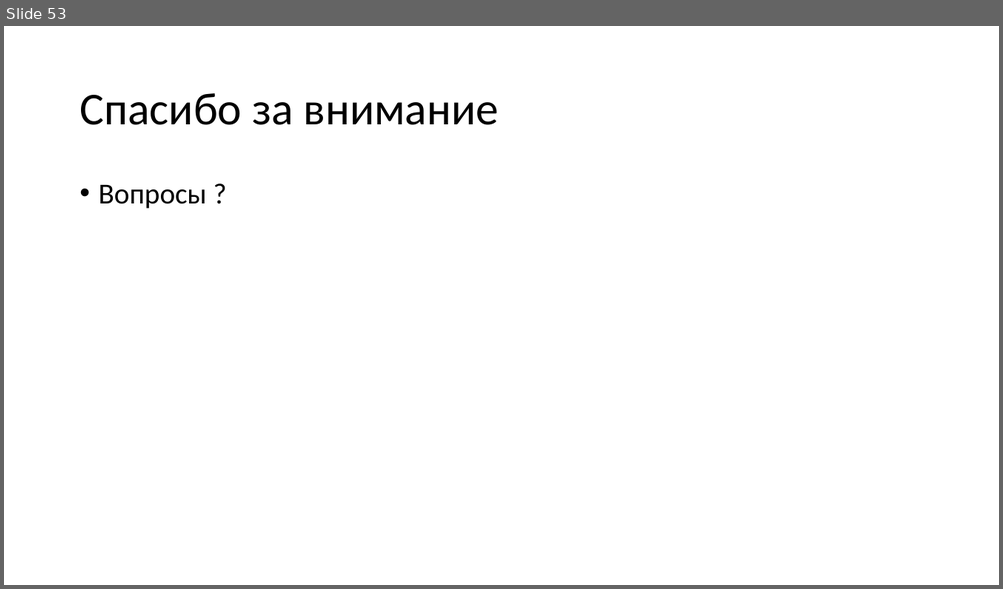
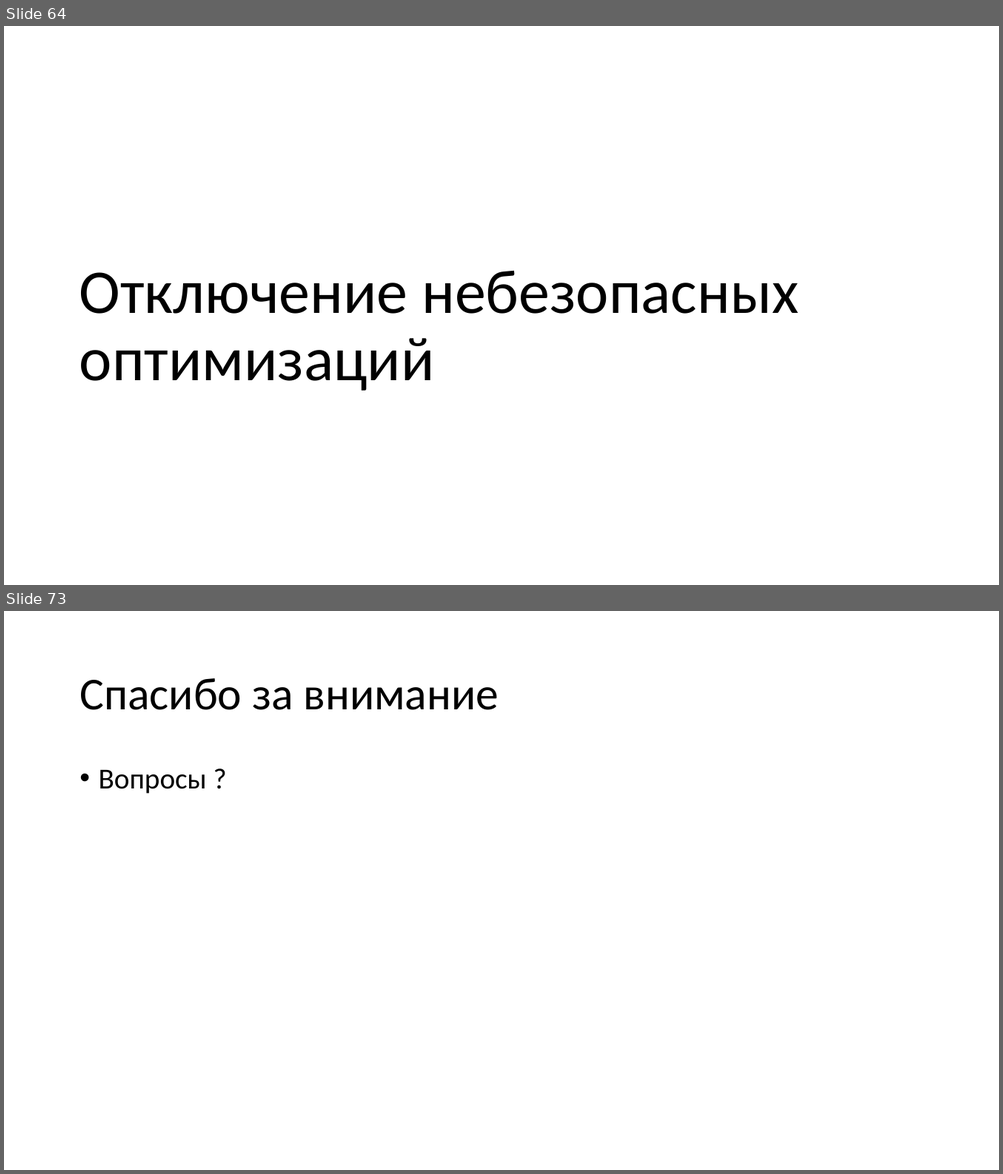
Before and after one commit to yugr/slides, a slide deck: CppZeroCost/2025/RU.pptx. Shown one above the other, each under a label of ours: slide 53 before the commit, slides 64 and 73 after it; the slides between them are not shown. The pictures are 1003x589 and 1003x1174 pixels, drawn with LibreOffice and Linux fonts; fonts in the diff are those of the drawing. Boxes give left, top, right and bottom in pixels: in the first picture for what was removed or moved away, otherwise in the second. Text is boxed around its words. In the diff, an @@ line names an element or a change of style, - is before the commit and + after.

```diff
--- a/CppZeroCost/2025/RU.pptx
+++ b/CppZeroCost/2025/RU.pptx
@@ slide 64 added at bbox=[4, 26, 999, 585], background #FFFFFF @@
@@ title added at bbox=[79, 271, 798, 391], 60 pt, text #000000 @@
+Отключение небезопасных оптимизаций
@@ what was slide 53 is now slide 73 @@
```
Also in this commit, not shown: 20 other slides added, 1 slide removed, 1 other file.
